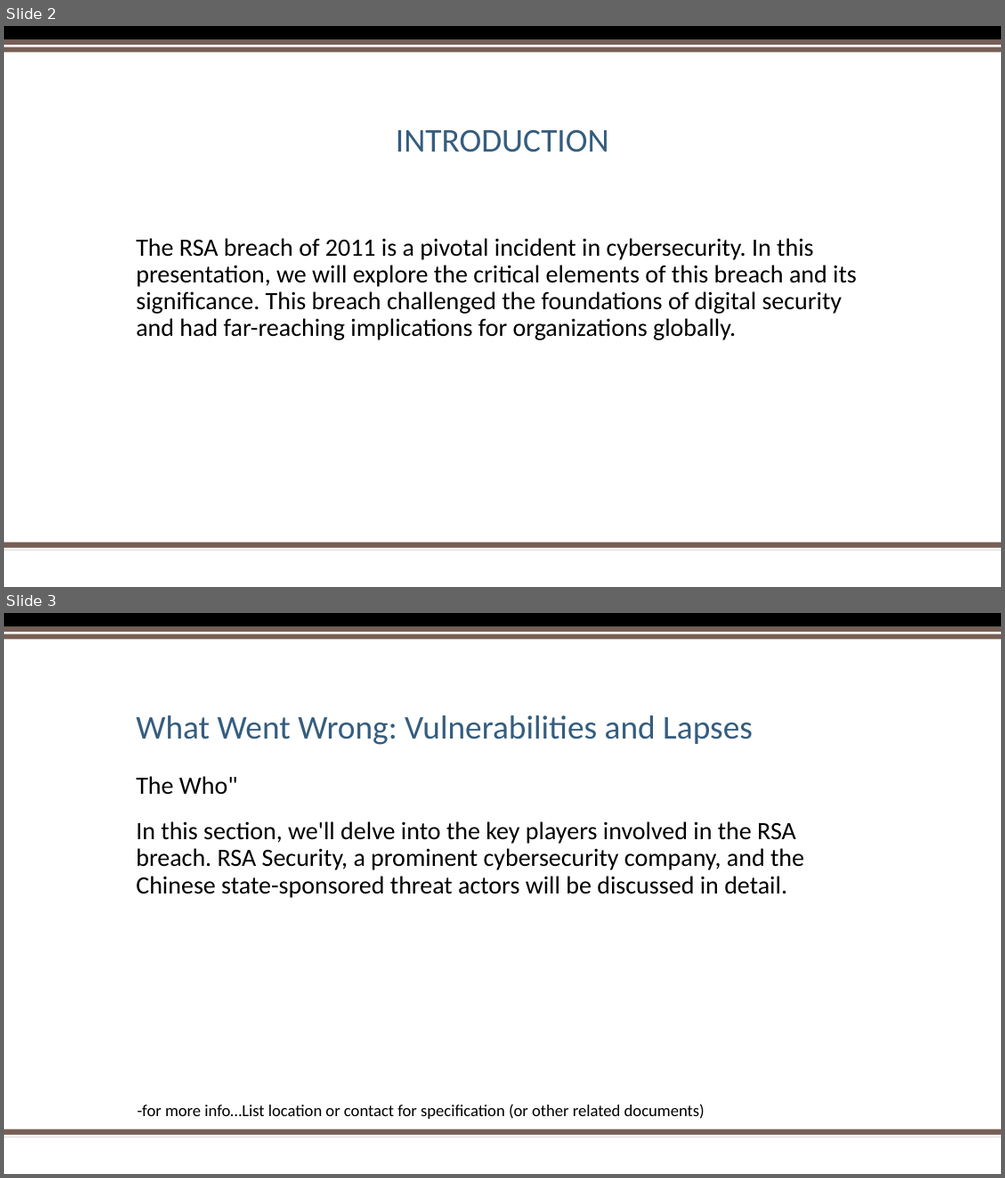
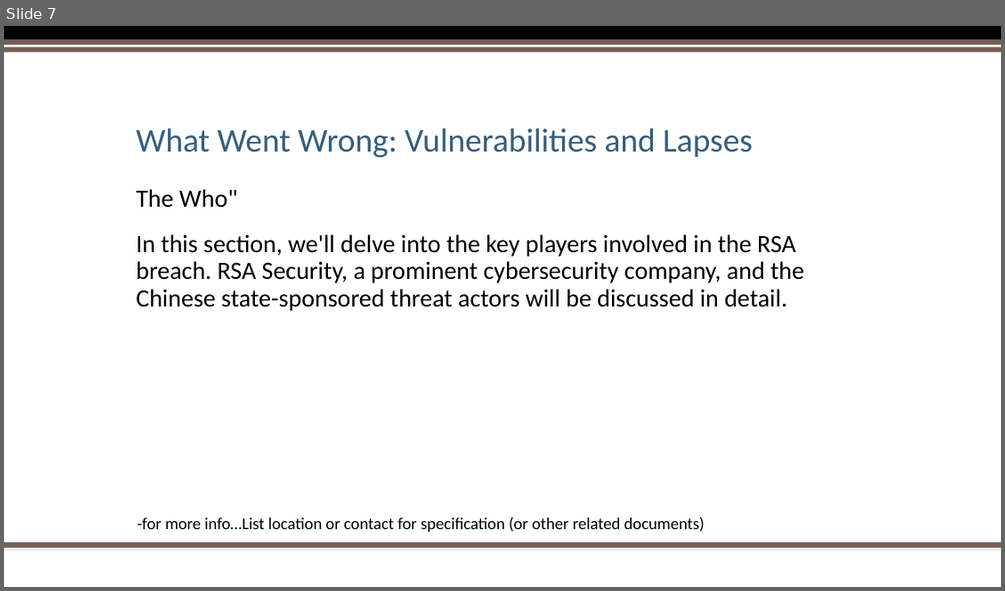
Before and after one commit to 0xTestbuild/IncidentResponseTeam8, a slide deck: lastname_Team8_FA_SlideDeck.pptx. Shown one above the other, each under a label of ours: slides 2 and 3 before the commit, slide 7 after it. The pictures are 1005x1178 and 1005x591 pixels, drawn with LibreOffice and Linux fonts; fonts in the diff are those of the drawing; background and template pictures are left out. Boxes give left, top, right and bottom in pixels: in the first picture for what was removed or moved away, otherwise in the second. Text is boxed around its words. In the diff, an @@ line names an element or a change of style, - is before the commit and + after.

```diff
--- a/lastname_Team8_FA_SlideDeck.pptx
+++ b/lastname_Team8_FA_SlideDeck.pptx
@@ slide 2 removed at <box>4,26,1001,587</box>, background #FFFFFF; not listed: 5 template elements that a slide beside it also shows @@
@@ title removed at <box>396,129,609,152</box> @@
-INTRODUCTION
@@ text removed at <box>136,238,857,340</box> @@
-The RSA breach of 2011 is a pivotal incident in cybersecurity. In this presentation, we will explore the critical elements of this breach and its significance. This breach challenged the foundations of digital security and had far-reaching implications for organizations globally.
@@ what was slide 3 is now slide 7 @@
```
Also in this commit, not shown: 1 slide changed, 13 slides added.
